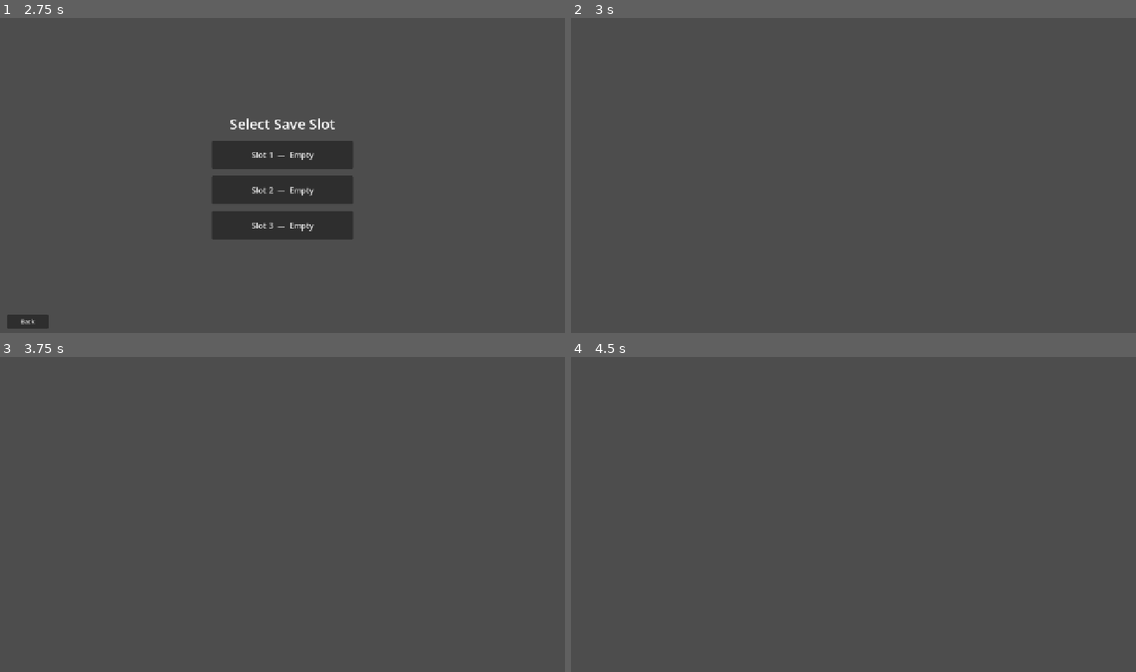
Above: before the commit, frames 1-4 (two rows, left to right).
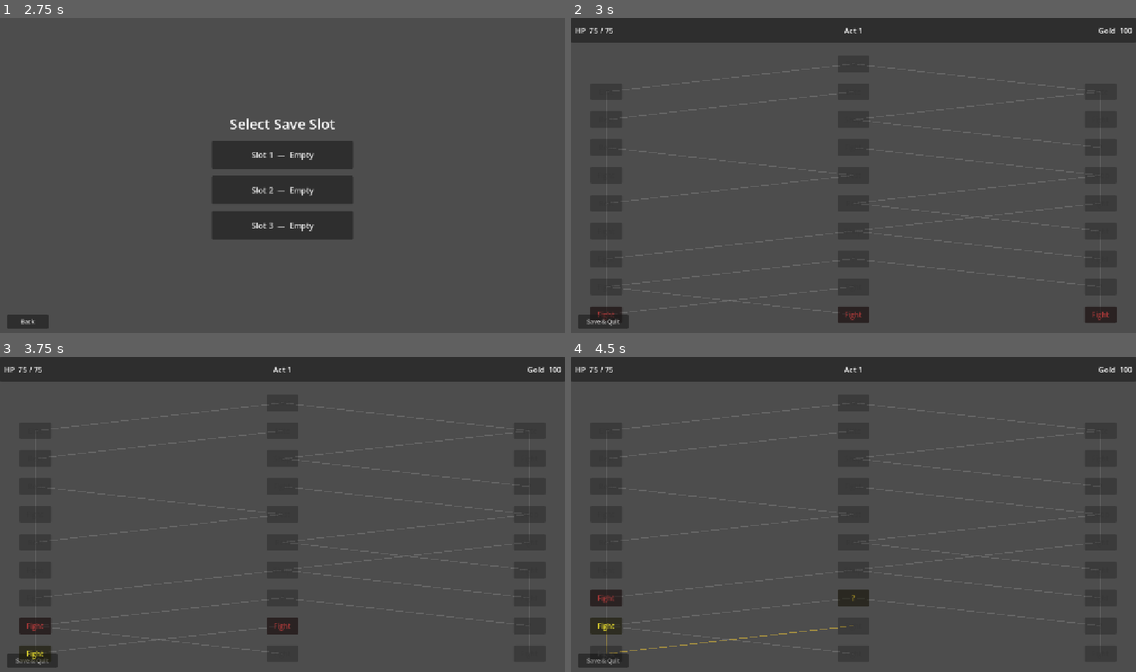
Above: after the commit, the same moments.

Repository: EnrraKPO/card-game
Game: Godot game, scene res://scenes/entry_screen.tscn
Same seed, same stepped clock (60 frames per second), same inputs: the game is played once before the commit and once after it.
Inputs (mouse positions are in pixels of both pictures, inside the frame that each line leads up to):
- Up to frame 1 (2.75 s): click (282, 169) at 0.52 s; type "Alex" at 0.6 s; click "Continue" at 1.25 s; click "Play" at 2 s
- Up to frame 2 (3 s): click "Slot 1 — Empty" at 2.75 s
- Up to frame 3 (3.75 s): click (33, 653) at 3.5 s, where only the run after the commit has a clickable "Fight"
- Up to frame 4 (4.5 s): click (604, 624) at 4.25 s, where only the run after the commit has a clickable "Fight"

Frame 1 is identical in both runs. In frame 2, 11% of the frame differs, in the area x 0-100%, y 0-99%; in frame 3, 11%; in frame 4, 11%.
Error before the commit: Invalid access to property or key 'floor' on a base object of type 'RefCounted (RunData)'. (res://scripts/map.gd:16)

Commit message:
Fix type annotations in map generation
Co-Authored-By: Claude Sonnet 4.6 <noreply@anthropic.com>

Diff:
--- a/scripts/map.gd
+++ b/scripts/map.gd
@@ -1,35 +1,67 @@
 extends Control
+
+const HUD_HEIGHT := 56.0
+const NODE_SIZE := Vector2(72, 38)
+const H_PAD := 80.0
+const V_PAD := 48.0
+
+var map_data: MapData
+var current_node_id: int
+var node_positions: Dictionary = {}
 
 
 func _ready() -> void:
-	var run := GameData.current_run
+	set_anchors_and_offsets_preset(PRESET_FULL_RECT)
 
-	var center := CenterContainer.new()
-	center.set_anchors_and_offsets_preset(Control.PRESET_FULL_RECT)
-	add_child(center)
+	map_data = MapData.generate(GameData.current_run.map_seed)
+	current_node_id = GameData.current_run.current_node_id
 
-	var vbox := VBoxContainer.new()
-	vbox.add_theme_constant_override("separation", 12)
-	center.add_child(vbox)
+	for vid in GameData.current_run.visited_nodes:
+		var n: MapNodeData = map_data.get_node_by_id(vid)
+		if n:
+			n.visited = true
 
-	var title := Label.new()
-	title.text = "Act %d  —  Floor %d" % [run.act, run.floor]
-	title.add_theme_font_size_override("font_size", 28)
-	title.horizontal_alignment = HORIZONTAL_ALIGNMENT_CENTER
-	vbox.add_child(title)
+	_build_hud()
+	call_deferred("_build_map")
 
-	var stats := Label.new()
-	stats.text = "HP: %d / %d     Gold: %d" % [run.health, run.max_health, run.gold]
-	stats.add_theme_font_size_override("font_size", 18)
-	stats.horizontal_alignment = HORIZONTAL_ALIGNMENT_CENTER
-	vbox.add_child(stats)
 
-	var placeholder := Label.new()
-	placeholder.text = "[Map coming soon]"
-	placeholder.add_theme_font_size_override("font_size", 16)
-	placeholder.horizontal_alignment = HORIZONTAL_ALIGNMENT_CENTER
-	placeholder.modulate = Color(1, 1, 1, 0.4)
-	vbox.add_child(placeholder)
+func _build_hud() -> void:
+	var hud := PanelContainer.new()
+	hud.set_anchors_and_offsets_preset(PRESET_TOP_WIDE)
+	hud.custom_minimum_size.y = HUD_HEIGHT
+	add_child(hud)
+
+	var hbox := HBoxContainer.new()
+	hbox.add_theme_constant_override("separation", 0)
+	hud.add_child(hbox)
+
+	var run: RunData = GameData.current_run
+
+	var hp := Label.new()
+	hp.text = "  HP  %d / %d" % [run.health, run.max_health]
+	hp.add_theme_font_size_override("font_size", 17)
+	hp.size_flags_horizontal = SIZE_EXPAND_FILL
+	hbox.add_child(hp)
+
+	var act := Label.new()
+	act.text = "Act %d" % run.act
+	act.add_theme_font_size_override("font_size", 17)
+	act.horizontal_alignment = HORIZONTAL_ALIGNMENT_CENTER
+	act.size_flags_horizontal = SIZE_EXPAND_FILL
+	hbox.add_child(act)
+
+	var gold := Label.new()
+	gold.text = "Gold  %d  " % run.gold
+	gold.add_theme_font_size_override("font_size", 17)
+	gold.horizontal_alignment = HORIZONTAL_ALIGNMENT_RIGHT
+	gold.size_flags_horizontal = SIZE_EXPAND_FILL
+	hbox.add_child(gold)
+
+
+func _build_map() -> void:
+	_calculate_positions()
+	_rebuild_node_buttons()
+	queue_redraw()
 
 	var quit_btn := Button.new()
 	quit_btn.text = "Save & Quit"
@@ -46,6 +78,92 @@
 	add_child(quit_btn)
 
 
+func _calculate_positions() -> void:
+	var map_top: float = HUD_HEIGHT
+	var usable_w: float = size.x - H_PAD * 2.0
+	var usable_h: float = size.y - map_top - V_PAD * 2.0
+	var floor_step: float = usable_h / float(MapData.FLOORS - 1)
+
+	for floor_nodes: Array in map_data.floors:
+		var count: int = floor_nodes.size()
+		for i in count:
+			var node: MapNodeData = floor_nodes[i]
+			var x: float = size.x / 2.0 if count == 1 \
+				else H_PAD + usable_w * float(i) / float(count - 1)
+			var y: float = map_top + V_PAD + usable_h - float(node.floor) * floor_step
+			node_positions[node.id] = Vector2(x, y)
+
+
+func _rebuild_node_buttons() -> void:
+	for child in get_children():
+		if child.get_meta("map_node", false):
+			child.queue_free()
+
+	var reachable: Array = map_data.get_reachable_nodes(current_node_id)
+	var reachable_ids: Array = reachable.map(func(n: MapNodeData) -> int: return n.id)
+
+	for floor_nodes: Array in map_data.floors:
+		for node: MapNodeData in floor_nodes:
+			var pos: Vector2 = node_positions[node.id]
+			var btn := Button.new()
+			btn.set_meta("map_node", true)
+			btn.text = MapNodeData.get_label(node.type)
+			btn.custom_minimum_size = NODE_SIZE
+			btn.size = NODE_SIZE
+			btn.position = pos - NODE_SIZE / 2.0
+
+			var is_current: bool = node.id == current_node_id
+			var is_reachable: bool = node.id in reachable_ids
+
+			if is_current:
+				btn.modulate = Color(1.0, 0.95, 0.2)
+			elif node.visited:
+				btn.modulate = Color(0.3, 0.3, 0.3)
+				btn.disabled = true
+			elif is_reachable:
+				btn.modulate = MapNodeData.get_color(node.type)
+			else:
+				btn.modulate = Color(0.22, 0.22, 0.22, 0.8)
+				btn.disabled = true
+
+			if is_reachable:
+				var captured: MapNodeData = node
+				btn.pressed.connect(func(): _on_node_selected(captured))
+
+			add_child(btn)
+
+
+func _draw() -> void:
+	if node_positions.is_empty():
+		return
+	for floor_nodes: Array in map_data.floors:
+		for node: MapNodeData in floor_nodes:
+			var from: Vector2 = node_positions.get(node.id, Vector2.ZERO)
+			for next_id: int in node.connections:
+				var to: Vector2 = node_positions.get(next_id, Vector2.ZERO)
+				var col: Color = Color(0.7, 0.6, 0.25, 0.8) if node.visited \
+					else Color(0.55, 0.55, 0.55, 0.4)
+				draw_line(from, to, col, 2.0)
+
+
+func _on_node_selected(node: MapNodeData) -> void:
+	if current_node_id >= 0:
+		var prev: MapNodeData = map_data.get_node_by_id(current_node_id)
+		if prev:
+			prev.visited = true
+			if current_node_id not in GameData.current_run.visited_nodes:
+				GameData.current_run.visited_nodes.append(current_node_id)
+
+	current_node_id = node.id
+	GameData.current_run.current_node_id = current_node_id
+	GameData.save_run()
+
+	_rebuild_node_buttons()
+	queue_redraw()
+
+	# TODO: transition to node.type scene (combat, event, shop, rest, boss)
+
+
 func _on_quit_pressed() -> void:
 	GameData.save_run()
 	get_tree().change_scene_to_file("res://scenes/hello_screen.tscn")
--- a/scripts/map_data.gd
+++ b/scripts/map_data.gd
@@ -15,8 +15,8 @@
 	var map := MapData.new()
 
 	for f in FLOORS:
-		var floor_nodes := []
-		var count := 1 if f == FLOORS - 1 else NODES_PER_FLOOR
+		var floor_nodes: Array = []
+		var count: int = 1 if f == FLOORS - 1 else NODES_PER_FLOOR
 		for c in count:
 			var node := MapNodeData.new()
 			node.id = f * NODES_PER_FLOOR + c
@@ -38,7 +38,7 @@
 	if floor == 0:
 		return MapNodeData.Type.COMBAT
 
-	var roll := rng.randf()
+	var roll: float = rng.randf()
 	if roll < 0.45:
 		return MapNodeData.Type.COMBAT
 	elif roll < 0.67:
@@ -53,21 +53,21 @@
 	for f in FLOORS - 1:
 		var cur_floor: Array = map.floors[f]
 		var next_floor: Array = map.floors[f + 1]
-		var next_count := next_floor.size()
+		var next_count: int = next_floor.size()
 
 		if next_count == 1:
-			for node in cur_floor:
+			for node: MapNodeData in cur_floor:
 				node.connections.append(next_floor[0].id)
 			continue
 
-		for node in cur_floor:
+		for node: MapNodeData in cur_floor:
 			var c: int = node.column
-			var primary := clamp(c + rng.randi_range(-1, 1), 0, next_count - 1)
+			var primary: int = clamp(c + rng.randi_range(-1, 1), 0, next_count - 1)
 			node.connections.append(next_floor[primary].id)
 
 			if rng.randf() < 0.30:
-				var dir := 1 if primary == 0 else -1
-				var secondary := primary + dir
+				var dir: int = 1 if primary == 0 else -1
+				var secondary: int = primary + dir
 				if secondary >= 0 and secondary < next_count:
 					var sid: int = next_floor[secondary].id
 					if sid not in node.connections:
@@ -75,11 +75,10 @@
 
 			node.connections.sort()
 
-		# Guarantee every next-floor node is reachable
 		for nc in next_count:
 			var next_node: MapNodeData = next_floor[nc]
-			var reachable := false
-			for node in cur_floor:
+			var reachable: bool = false
+			for node: MapNodeData in cur_floor:
 				if next_node.id in node.connections:
 					reachable = true
 					break
@@ -91,7 +90,7 @@
 
 
 func get_node_by_id(id: int) -> MapNodeData:
-	for floor_nodes in floors:
+	for floor_nodes: Array in floors:
 		for node: MapNodeData in floor_nodes:
 			if node.id == id:
 				return node
@@ -101,12 +100,12 @@
 func get_reachable_nodes(current_id: int) -> Array:
 	if current_id == -1:
 		return floors[0].duplicate()
-	var current := get_node_by_id(current_id)
+	var current: MapNodeData = get_node_by_id(current_id)
 	if current == null:
 		return []
-	var result := []
-	for next_id in current.connections:
-		var n := get_node_by_id(next_id)
+	var result: Array = []
+	for next_id: int in current.connections:
+		var n: MapNodeData = get_node_by_id(next_id)
 		if n != null:
 			result.append(n)
 	return result
Not shown, added: scripts/map_data.gd.uid
